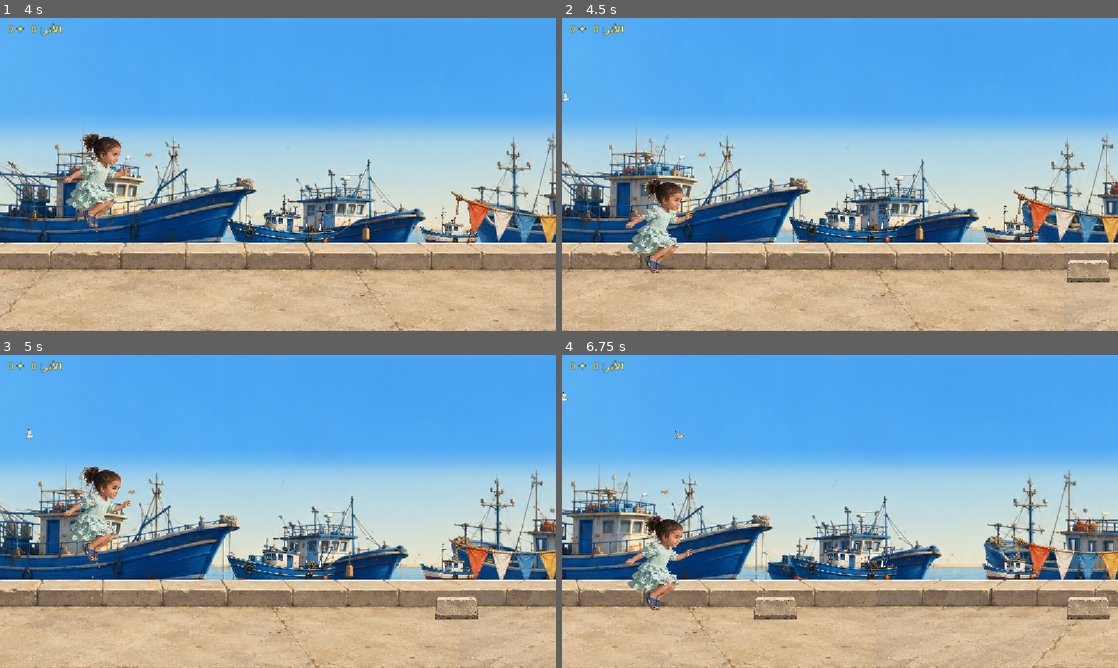
Above: before the commit, frames 1-4 (two rows, left to right).
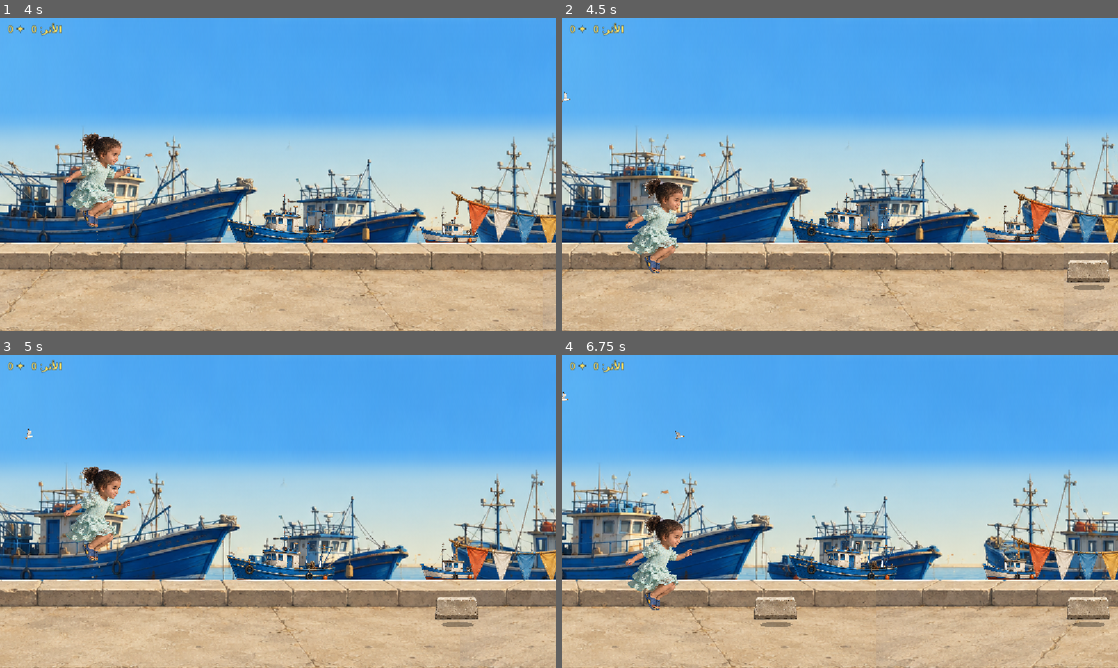
Above: after the commit, the same moments.

Repository: HamzaJwan/Ali-s-Runner
Game: Godot game, scene res://scenes/level2/Level2_Marsa_Playable.tscn
Two runs of this game, one before a commit and one after it. Both use one fixed random seed, a clock stepped at 60 frames per second and the inputs below. This scene is started directly instead of the project's main scene.
Inputs (mouse positions are in pixels of both pictures, inside the frame that each line leads up to):
- Up to frame 1 (4 s): click "ابدئي الرحلة" at 0.5 s; tap Enter (ui_accept) at 1.25, 1.52, 2.27, 3.77 s; move the mouse to (400, 158) at 1.27 s; click (400, 158) at 1.42 s; move the mouse to (166, 190) at 2.02 s; click (166, 190) at 2.17 s; move the mouse to (333, 105) at 2.77 s; click (333, 105) at 2.92 s; move the mouse to (250, 237) at 3.52 s; click (250, 237) at 3.67 s
- Up to frame 2 (4.5 s): move the mouse to (1006, 221) at 4.27 s; click (1006, 221) at 4.42 s
- Up to frame 3 (5 s): tap Enter (ui_accept) at 4.52 s
- Up to frame 4 (6.75 s): move the mouse to (673, 464) at 5.02 s; click (673, 464) at 5.17 s; tap Enter (ui_accept) at 5.27 s; move the mouse to (867, 511) at 5.77 s; click (867, 511) at 5.92 s; move the mouse to (756, 433) at 6.52 s; click (756, 433) at 6.67 s

Frame 1 is identical in both runs. In frame 2, less than 0.1% of the frame differs, in the area x 91-98%, y 85-87%; in frame 3, less than 0.1%; in frame 4, 0.2%, in the area x 35-98%, y 85-87%.

Commit message:
level2: cinematic encounters — speech bubble above speaker, size hierarchy, richer dialogue, obstacle shadows
Character size hierarchy (Father > Ali > Jomana=160 > Zainab > Fatima):
- Ali: 165→192px (clearly taller than Jomana)
- Zainab: 155→115px (younger, shorter)
- Fatima: 140→75px (baby, obviously smallest)
- Father: 205→232px (adult)

Dialogue card as speech bubble:
- ROLE_HELPER: card floats right (66% from left) above NPC head
- ROLE_JOMANA: card floats left (36%) above Jomana's head
- ROLE_REWARD: centered
- Y set at 230px to be close to character faces

Checkpoint zoom: CAMERA_CHECKPOINT_BOOST 5%→18% (more cinematic)

Dialogue rewritten — real back-and-forth Libyan dialect:
- Ali: 4 steps (surprise → Jomana responds → Ali teaches → reward)
- Zainab: 5 steps (ask why hurry → Jomana explains → Zainab teaches → Jomana thanks → reward)
- Fatima: 3 steps (baby exclaim → Jomana reflects → reward)
- Father: 5 steps (greet → Jomana thanks → Father teaches → Jomana resolves → reward)

Obstacle shadow: semi-transparent ellipse at ground level (0.32 alpha, z=-1)

Co-Authored-By: Claude Sonnet 4.6 <noreply@anthropic.com>

Diff:
--- a/scripts/level2/gameplay/level2_obstacle_visuals.gd
+++ b/scripts/level2/gameplay/level2_obstacle_visuals.gd
@@ -83,6 +83,22 @@
 	skin.position.y = col_h / 2.0 - drawn_height / 2.0 + visual_lane_offset
 
 	obstacle.add_child(skin)
+
+	# Drop shadow — flat dark ellipse at ground level to anchor the obstacle visually.
+	var shadow := Polygon2D.new()
+	shadow.name = "L2Shadow"
+	shadow.color = Color(0.0, 0.0, 0.0, 0.32)
+	shadow.z_index = -1   # render just behind the skin
+	var sw := drawn_width * 0.70
+	var sh := drawn_width * 0.12
+	var pts := PackedVector2Array()
+	for i in 12:
+		var a := i * TAU / 12.0
+		pts.append(Vector2(cos(a) * sw * 0.5, sin(a) * sh * 0.5))
+	shadow.polygon = pts
+	shadow.position = Vector2(0.0, col_h / 2.0 + visual_lane_offset + 3.0)
+	obstacle.add_child(shadow)
+
 	print("[L2 obstacle] type=%s texture=%s loaded=true size=%.0fx%.0f visual_bottom_y=%.1f" %
 		[obstacle_type, tex.resource_path, drawn_width, drawn_height, col_h / 2.0 + visual_lane_offset])
 	return true
--- a/scripts/level2/level2_encounter_data.gd
+++ b/scripts/level2/level2_encounter_data.gd
@@ -35,15 +35,23 @@
 		"placeholder_text": "علي",
 		"visual_height": 88.0,
 		"dialogue_steps": [
+			# علي يفاجأ بجمانة
 			{
 				"role": ROLE_HELPER,
 				"speaker": "علي",
-				"text": "جمانة! ما توقعت تلحقيني هنا في المرسى!",
+				"text": "جمانة! أيش تدوّري هنا وحدك في المرسى؟",
 			},
+			# جمانة تجاوب بثقة
+			{
+				"role": ROLE_JOMANA,
+				"speaker": "جمانة",
+				"text": "نبي نوصل للبيت يا علي — ما نخافش.",
+			},
+			# علي يشجّعها ويعطيها القيمة
 			{
 				"role": ROLE_HELPER,
 				"speaker": "علي",
-				"text": "الكلمة الطيبة تفتح القلوب يا جمانة — امشي بخير.",
+				"text": "برافو — الكلمة الطيبة تفتح كل باب. امشي بخير يا جمانة.",
 			},
 			{"role": ROLE_REWARD, "speaker": "علي", "text": "حصلتِ على كلمة علي الطيبة. ✦"},
 		],
@@ -60,20 +68,33 @@
 		"placeholder_text": "زينب",
 		"visual_height": 80.0,
 		"dialogue_steps": [
+			# زينب تلاحظ أن جمانة مستعجلة
 			{
 				"role": ROLE_HELPER,
 				"speaker": "زينب",
-				"text": "اهدئي يا جمانة… خطوة خطوة، والصبر يبلّغ كل شيء.",
+				"text": "جمانة! ليش تسرعي كل هذا؟",
+			},
+			# جمانة تشرح
+			{
+				"role": ROLE_JOMANA,
+				"speaker": "جمانة",
+				"text": "نبي نوصل بسرعة يا زينب.",
+			},
+			# زينب تعطيها الحكمة
+			{
+				"role": ROLE_HELPER,
+				"speaker": "زينب",
+				"text": "الصبر يبلّغ — امشي خطوة خطوة وتوصلين أحسن.",
 			},
 			{
 				"role": ROLE_JOMANA,
 				"speaker": "جمانة",
-				"text": "شكرًا يا زينب — ثباتك يقوّيني.",
+				"text": "معاكِ حق يا زينب — شكراً.",
 			},
 			{"role": ROLE_REWARD, "speaker": "زينب", "text": "حصلتِ على ثبات زينب. ✦"},
 		],
 		"reward_text": "حصلتِ على ثبات زينب. ✦",
-		"game_over_line": "الشجاعة مش ضجيج… ارجع وامشِ بثبات.",
+		"game_over_line": "الصبر يبلّغ… ارجع وامشِ بهدوء.",
 	},
 	FATIMA: {
 		"character_id": FATIMA,
@@ -85,11 +106,13 @@
 		"placeholder_text": "فاطمة",
 		"visual_height": 60.0,
 		"dialogue_steps": [
-			{"role": ROLE_HELPER, "speaker": "فاطمة", "text": "آآ جمانة!"},
+			# فاطمة الصغيرة تفرح برؤية جمانة
+			{"role": ROLE_HELPER, "speaker": "فاطمة", "text": "جمانة!"},
+			# جمانة تنعطف بالرفق
 			{
 				"role": ROLE_JOMANA,
 				"speaker": "جمانة",
-				"text": "فاطمة! مجرد ابتسامتك تذكّرني إن الرفق يفتح كل باب.",
+				"text": "فاطمة! ابتسامتك تذكّرني — الرفق والحنين يفتحوا القلوب.",
 			},
 			{"role": ROLE_REWARD, "speaker": "فاطمة", "text": "حصلتِ على فرحة فاطمة. ✦"},
 		],
@@ -106,20 +129,29 @@
 		"placeholder_text": "بابا",
 		"visual_height": 215.0,
 		"dialogue_steps": [
+			# الأب يستقبلها ويشيد بها
 			{
 				"role": ROLE_HELPER,
 				"speaker": "الأب",
-				"text": "أحسنتِ يا جمانة… كل كلمة طيبة وكل خطوة صالحة تترك أثرًا.",
+				"text": "أحسنتِ يا جمانة — وصلتِ.",
 			},
+			# جمانة تشكر بأدب
 			{
 				"role": ROLE_JOMANA,
 				"speaker": "جمانة",
-				"text": "والأثر ما يكون إلا بالمحاولة والصبر يا بابا.",
+				"text": "بفضل الله وبفضلكم يا بابا.",
 			},
+			# الأب يعطيها الحكمة الختامية
 			{
 				"role": ROLE_HELPER,
 				"speaker": "الأب",
-				"text": "من مشى بحكمة وتكلّم بخير بقي ذكره طيبًا — أحسنتِ.",
+				"text": "اللي مشت بخير وتكلّمت بخير — تركت أثرًا طيبًا في كل من حواليها.",
+			},
+			# جمانة تعزم على الاستمرار
+			{
+				"role": ROLE_JOMANA,
+				"speaker": "جمانة",
+				"text": "إن شاء الله يا بابا — كل كلمة وكل خطوة لله.",
 			},
 			{
 				"role": ROLE_REWARD,
--- a/scripts/level2/level2_marsa_playable.gd
+++ b/scripts/level2/level2_marsa_playable.gd
@@ -67,7 +67,7 @@
 # spawn X=1292 appear ~475 px ahead (world space) — comfortable react time.
 const GAMEPLAY_ZOOM           := 1.28
 const CAMERA_REVEAL_FROM      := 0.88
-const CAMERA_CHECKPOINT_BOOST := 0.05
+const CAMERA_CHECKPOINT_BOOST := 0.18   # 18% zoom in on checkpoint for cinematic feel
 # CAM_SCREEN_X: where Jomana appears on screen (px from left at gameplay zoom).
 # 200 gives ≈17% from left — plenty of road ahead visible, feels like Level 1.
 const CAM_SCREEN_X            := 200.0
@@ -124,6 +124,7 @@
 @onready var retry_button: Button          = $UI/GameOverPanel/Card/RetryButton
 @onready var restart_button: Button        = $UI/GameOverPanel/Card/RestartButton
 @onready var checkpoint_panel: Control     = $UI/CheckpointPanel
+@onready var cp_card: Panel                = $UI/CheckpointPanel/Card
 @onready var cp_speaker: Label             = $UI/CheckpointPanel/Card/SpeakerName
 @onready var cp_char_line: Label           = $UI/CheckpointPanel/Card/CharacterLine
 @onready var cp_jomana_line: Label         = $UI/CheckpointPanel/Card/JomanaLine
@@ -581,6 +582,29 @@
 
 	checkpoint_panel.visible = true
 	cp_speaker.text = Level2EncounterData.rtl_safe(speaker)
+
+	# Position card above the speaking character's head for speech-bubble feel.
+	# Card is 720×148px; VIEW_W=1152. Characters are at bottom ~35-55% of screen.
+	# NPC speaks → card floats at right (~60% from left), Jomana → left (~30%).
+	const CARD_W := 720.0
+	const CARD_H := 148.0
+	var card_cy := 230.0   # vertical center of card in screen space
+	var card_cx := VIEW_W / 2.0  # default center
+	match role:
+		Level2EncounterData.ROLE_HELPER:
+			card_cx = VIEW_W * 0.66  # NPC (right side) speaks
+		Level2EncounterData.ROLE_JOMANA:
+			card_cx = VIEW_W * 0.36  # Jomana (left) responds
+		Level2EncounterData.ROLE_REWARD:
+			card_cx = VIEW_W / 2.0   # centered for reward
+			card_cy = 200.0
+	var cl := clampf(card_cx - CARD_W / 2.0, 20.0, VIEW_W - CARD_W - 20.0)
+	var ct := clampf(card_cy - CARD_H / 2.0, 10.0, 320.0)
+	cp_card.set_offsets_preset(Control.PRESET_TOP_LEFT)
+	cp_card.offset_left   = cl
+	cp_card.offset_top    = ct
+	cp_card.offset_right  = cl + CARD_W
+	cp_card.offset_bottom = ct + CARD_H
 
 	match role:
 		Level2EncounterData.ROLE_HELPER:
--- a/scripts/level2/story/level2_family_checkpoint_visuals.gd
+++ b/scripts/level2/story/level2_family_checkpoint_visuals.gd
@@ -8,11 +8,13 @@
 const MANIFEST := preload("res://scripts/level2/level2_asset_manifest.gd")
 const ASSET_UTILS := preload("res://scripts/asset_utils.gd")
 
+## Heights enforce the real age hierarchy. Jomana (hero) is 160px.
+## Father > Ali > Jomana > Zainab > Fatima (baby).
 const NPC_VISUAL_HEIGHTS := {
-	1: 165.0, # Ali
-	2: 155.0, # Zainab
-	3: 140.0, # Fatima remains the smallest
-	4: 205.0, # Father
+	1: 192.0, # Ali    — older brother, clearly taller than Jomana (160)
+	2: 115.0, # Zainab — younger, clearly shorter than Jomana
+	3:  75.0, # Fatima — baby, obviously smallest
+	4: 232.0, # Father — adult, tallest of all
 }
 
 
--- a/scripts/tools/level2_runtime_smoke.gd
+++ b/scripts/tools/level2_runtime_smoke.gd
@@ -41,10 +41,10 @@
 			failures.append("%s skin bottom alignment is incorrect" % obstacle_type)
 		dummy_obstacle.free()
 	var expected_step_counts := {
-		Level2EncounterData.ALI: 3,
-		Level2EncounterData.ZAINAB: 3,
-		Level2EncounterData.FATIMA: 3,
-		Level2EncounterData.FATHER: 4,
+		Level2EncounterData.ALI: 4,    # greet, Jomana responds, Ali teaches, reward
+		Level2EncounterData.ZAINAB: 5, # ask, Jomana explains, Zainab teaches, Jomana thanks, reward
+		Level2EncounterData.FATIMA: 3, # exclaim, Jomana reflects, reward
+		Level2EncounterData.FATHER: 5, # greet, Jomana thanks, Father teaches, Jomana resolves, reward
 	}
 	for encounter_id: int in expected_step_counts:
 		var encounter := Level2EncounterData.get_encounter(encounter_id)
